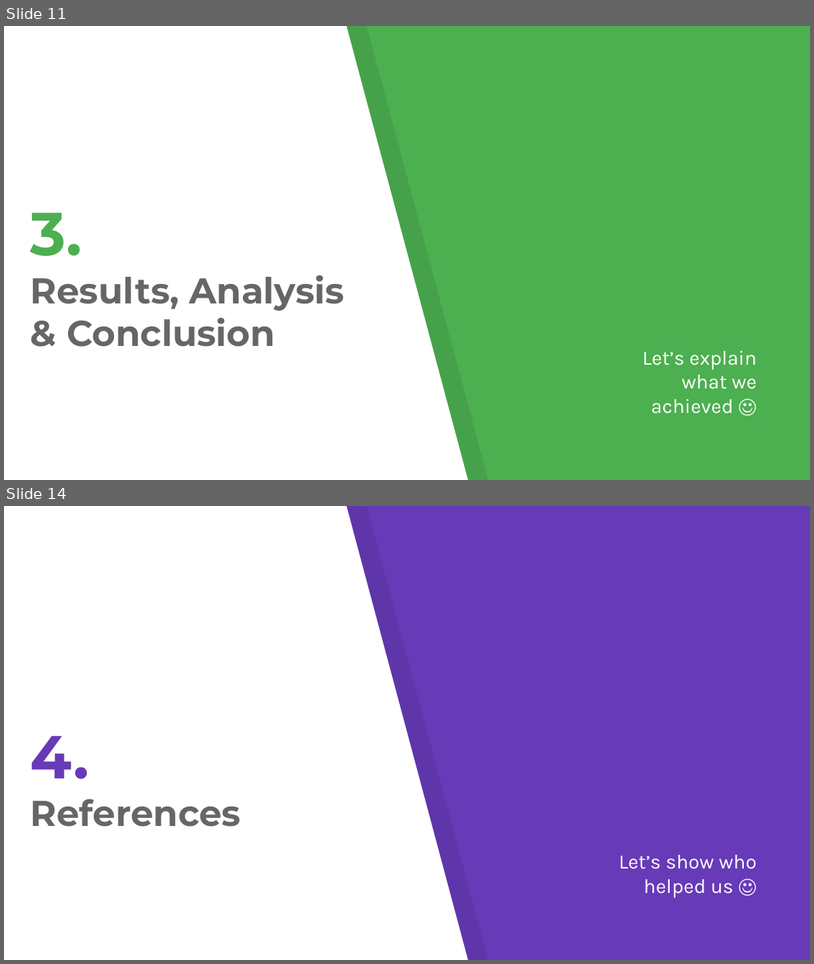
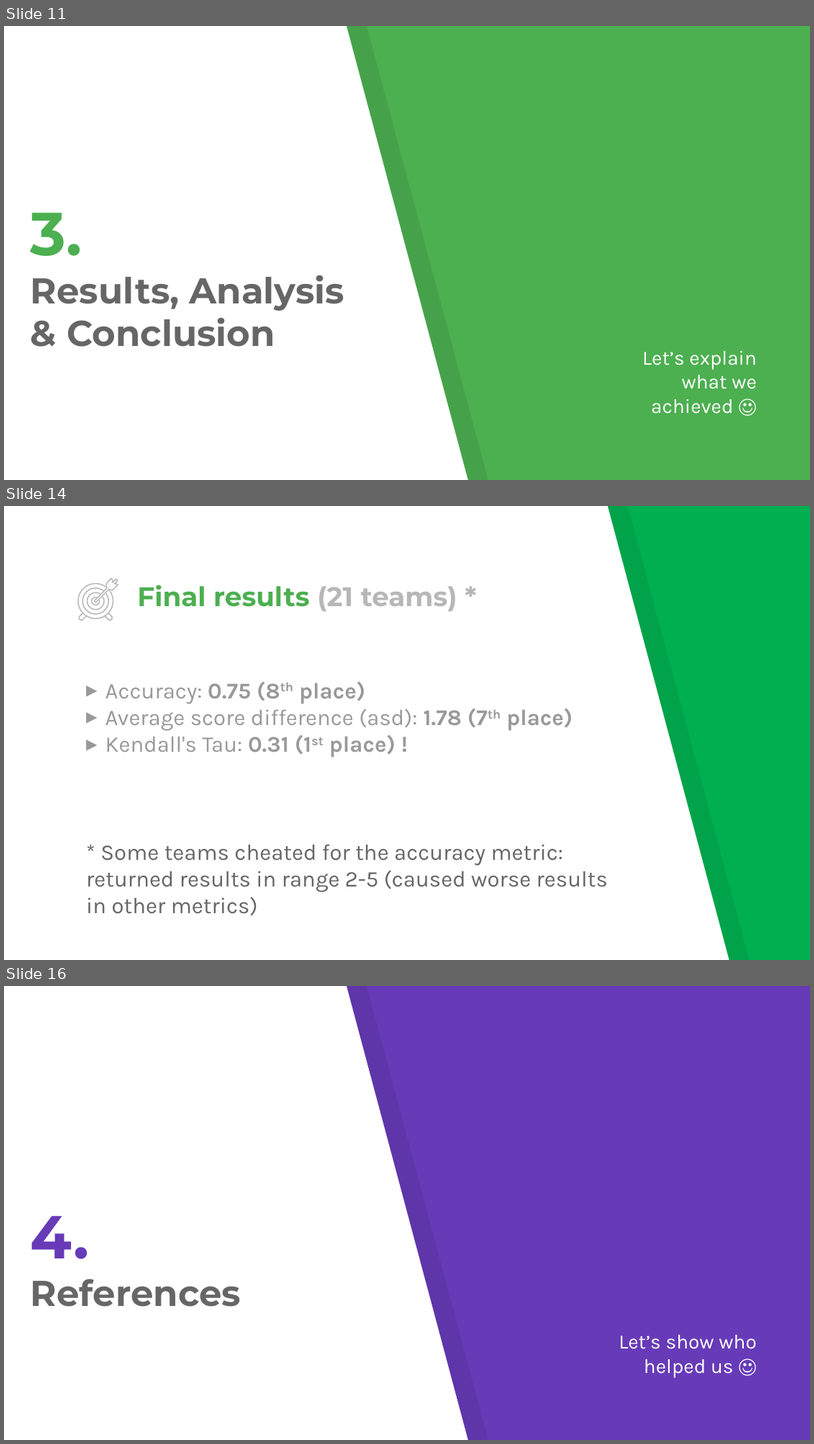
Before and after one commit to wsdm-cup-2017/goosefoot, a slide deck: docs/wsdm.pptx. Shown one above the other, each under a label of ours: slides 11 and 14 before the commit, slides 11, 14 and 16 after it; the slides between them are not shown. The pictures are 814x964 and 814x1444 pixels, drawn with LibreOffice and Linux fonts; fonts in the diff are those of the drawing. Boxes give left, top, right and bottom in pixels: in the first picture for what was removed or moved away, otherwise in the second. Text is boxed around its words. In the diff, an @@ line names an element or a change of style, - is before the commit and + after.

Commit message:
Add results to presentation

```diff
--- a/docs/wsdm.pptx
+++ b/docs/wsdm.pptx
@@ slide 14 added at (4,506,810,960), background #00B050 @@
@@ freeform shape added at (4,506,730,960), fill #FFFFFF @@
@@ freeform shape added at (24,506,750,960), fill #000000 at 7% opacity @@
@@ group added at (78,579,118,620): 7 freeform shapes @@
@@ title added at (137,584,458,611), 24 pt, text #4CAF50, bold @@
+Final results (21 teams) *
@@ text added at (86,682,608,915), 20 pt, text #666666 @@
+▸ Accuracy: 0.75 (8th place)
+▸ Average score difference (asd): 1.78 (7th place)
+▸ Kendall's Tau: 0.31 (1st place) !
+* Some teams cheated for the accuracy metric: returned results in range 2-5 (caused worse results in other metrics)
@@ what was slide 14 is now slide 16 @@
```
Also in this commit, not shown: 4 slides changed, 1 other slide added.
